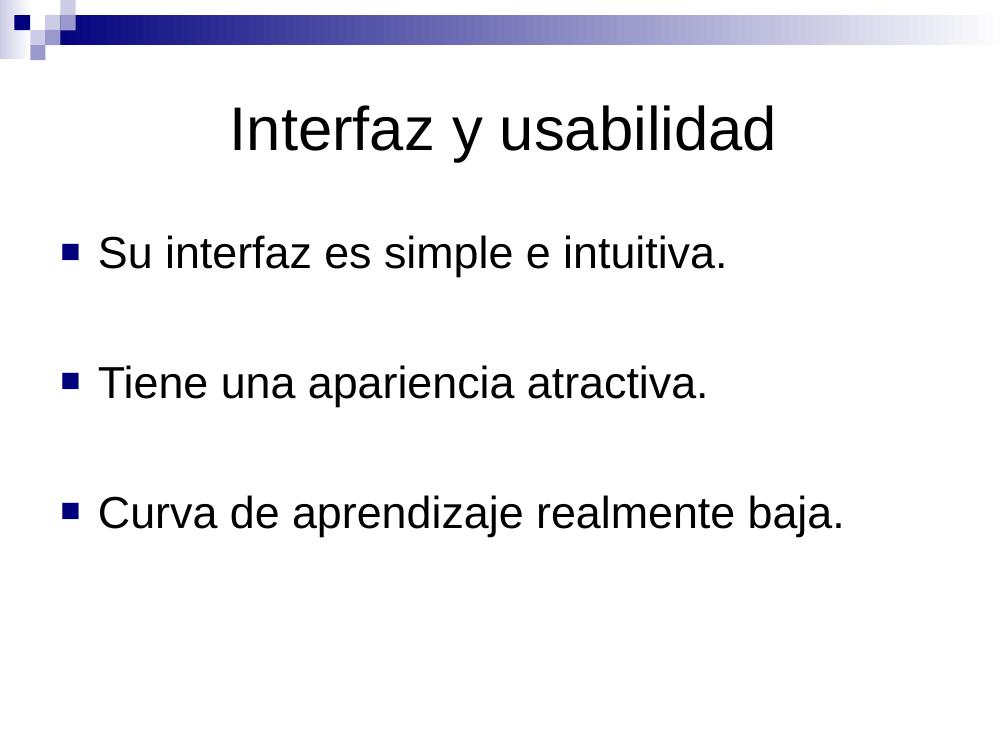
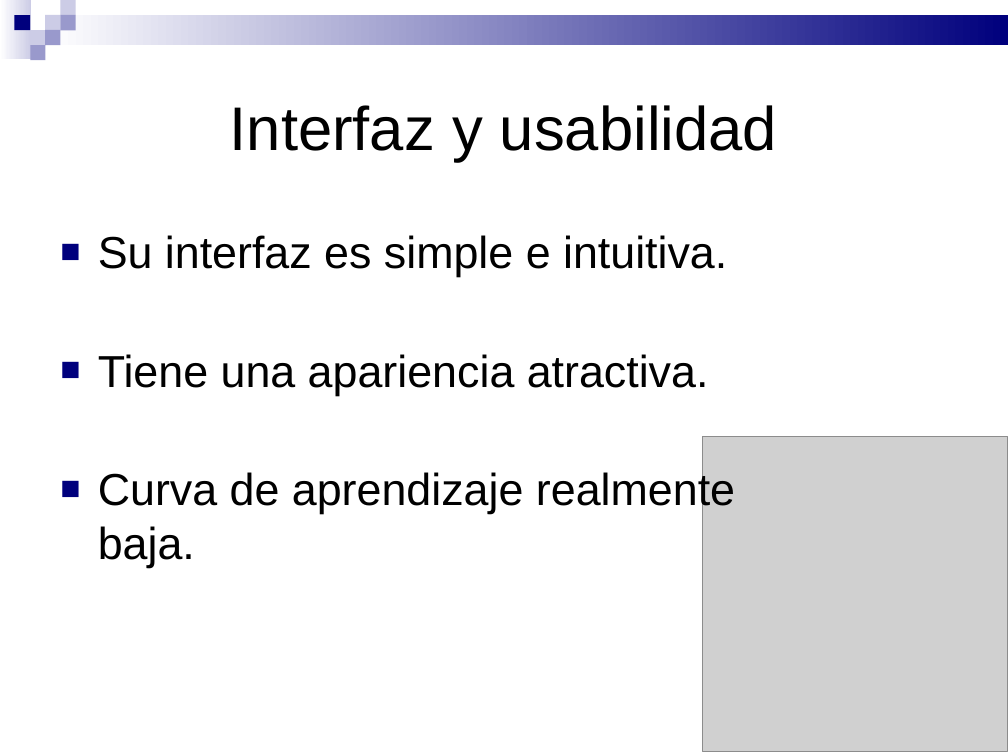
Before and after one commit to pablorusso/breader, a slide deck: slide 4 of disenio/New-Presentation.ppt. Drawn at 1008x756 pixels with LibreOffice and Linux fonts; fonts in the diff are those of the drawing; grey boxes stand for pictures. Boxes give left, top, right and bottom in pixels: in the first picture for what was removed or moved away, otherwise in the second. Text is boxed around its words. In the diff, an @@ line names an element or a change of style, - is before the commit and + after.

Commit message:
Presentacion

```diff
--- a/disenio/New-Presentation.ppt
+++ b/disenio/New-Presentation.ppt
@@ rectangle at (0, 0, 31, 58): fill gradient #FFFFFF to #CCCCE6 to gradient #CCCCE6 to #FFFFFF @@
@@ rectangle at (45, 15, 1008, 45): fill gradient #FFFFFF to #00007D to gradient #00007D to #FFFFFF @@
@@ text "Su interfaz es simple e ..." rewrapped from (98, 235, 845, 537) to (98, 235, 735, 568) @@
@@ picture added at (703, 436, 1008, 751) @@
```
Also in this commit, not shown: 7 other slides changed.
